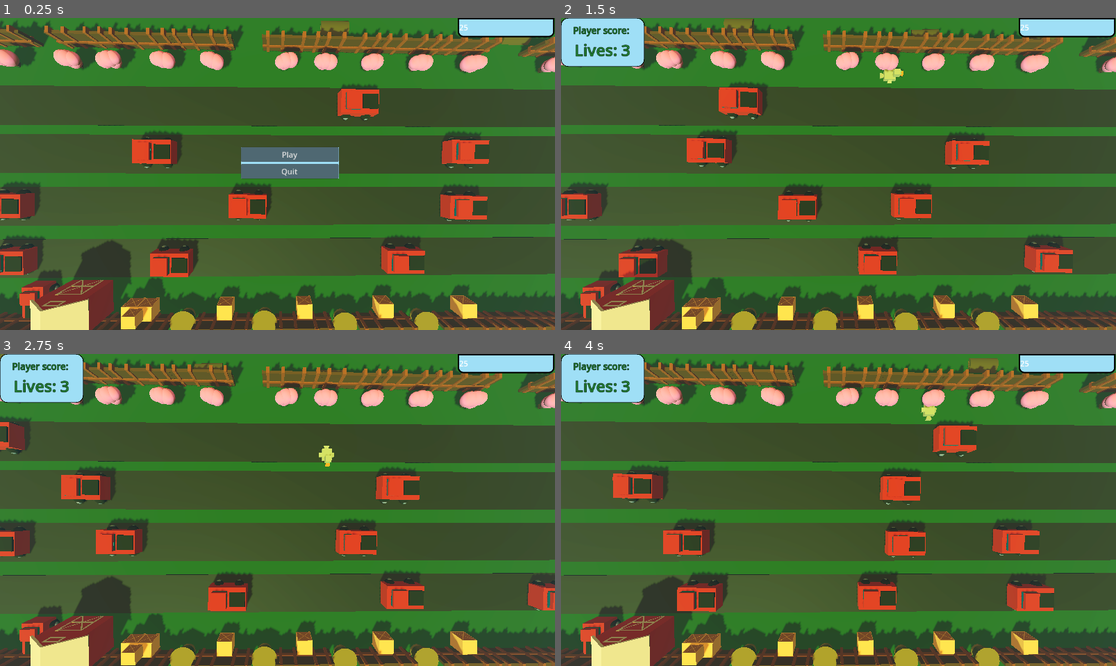
Above: before the commit, frames 1-4 (two rows, left to right).
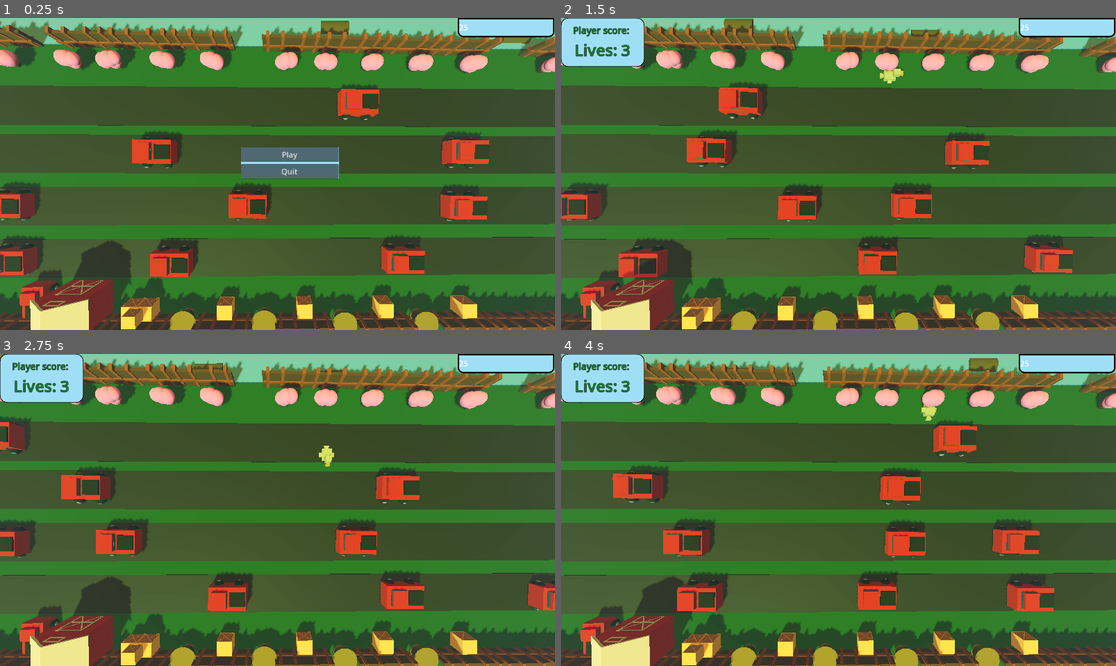
Above: after the commit, the same moments.

Repository: PushingPolygons/dangerxing-PCCDanny
Game: Godot game, scene res://Main/Main.tscn
Same seed, same stepped clock (60 frames per second), same inputs: the game is played once before the commit and once after it.
Inputs:
- Up to frame 1 (0.25 s): no input
- Up to frame 2 (1.5 s): click "Play" at 0.5 s; hold D (move_right) from 1.28 s (still down)
- Up to frame 3 (2.75 s): release D (move_right) at 2.03 s; hold S (move_down) from 2.03 s (still down)
- Up to frame 4 (4 s): release S (move_down) at 2.78 s; hold D (move_right) 2.78-3.53 s; hold W (move_up) from 3.53 s (still down)

The runs differ from the first frame. In frame 1, 4.2% of the frame differs, in the area x 0-100%, y 0-11%; in frame 2, 3.6%; in frame 3, 3.8%; in frame 4, 3.7%.
Error before the commit: Invalid access to property or key 'pressed' on a base object of type 'null instance'. (res://Main/Main.gd:18)

Commit message:
addressed issue with river script
river script attached weird, removed it.

Diff:
--- a/Code/Main/Main.tscn
+++ b/Code/Main/Main.tscn
@@ -133,7 +133,6 @@
 
 [node name="River" parent="Terrain" instance=ExtResource("4_3n5fr")]
 transform = Transform3D(1, 0, -2.32831e-10, 0, 1, 0, 2.32831e-10, 0, 1, -0.00347725, -0.0267932, -8.36607)
-visible = false
 
 [node name="Terrain2" parent="Terrain" instance=ExtResource("6_j2860")]
 transform = Transform3D(1, 0, 1.74548e-05, 0, 1, 0, -1.74548e-05, 0, 1, 0, -0.0206034, 1.92927)
--- a/Code/Terrain/River.tscn
+++ b/Code/Terrain/River.tscn
@@ -1,7 +1,6 @@
-[gd_scene load_steps=6 format=3 uid="uid://6e2f0n6njwu5"]
+[gd_scene load_steps=5 format=3 uid="uid://6e2f0n6njwu5"]
 
 [ext_resource type="Script" path="res://Terrain/River.gd" id="1_n6fye"]
-[ext_resource type="Script" path="res://Main/Main.gd" id="2_bcn6b"]
 
 [sub_resource type="BoxShape3D" id="BoxShape3D_le31i"]
 size = Vector3(30, 0.5, 4)
@@ -24,4 +23,3 @@
 transform = Transform3D(1, 0, 0, 0, 1, 0, 0, 0, 1, 0, -0.169447, 0)
 material_override = SubResource("StandardMaterial3D_gpgwh")
 mesh = SubResource("BoxMesh_ejo1e")
-script = ExtResource("2_bcn6b")
